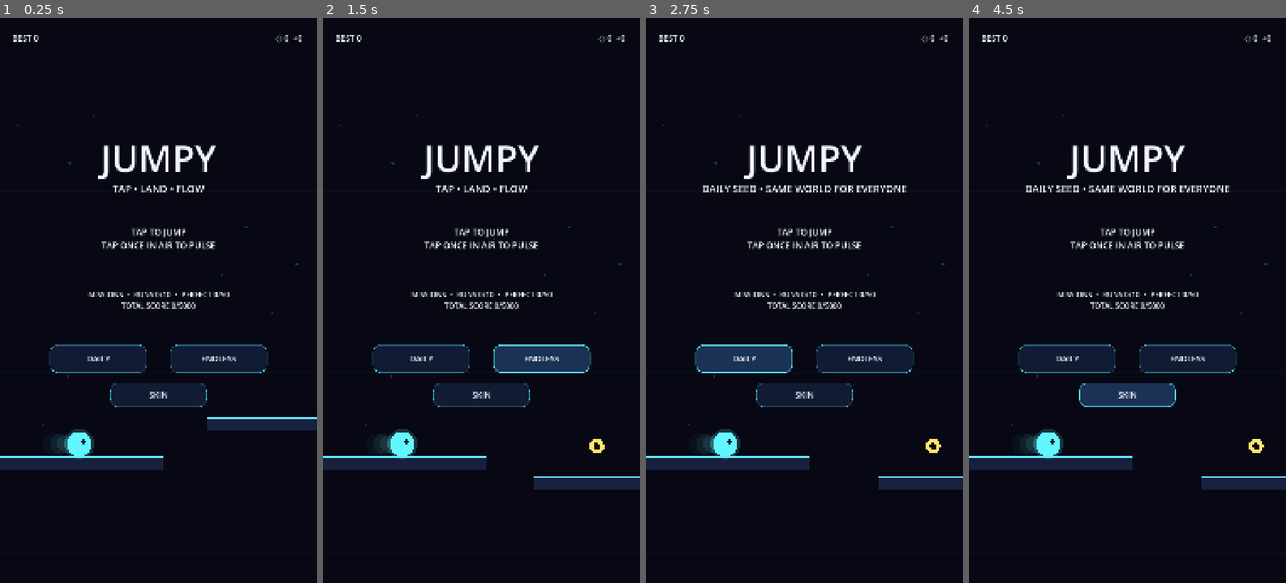
Above: before the commit, frames 1-4 (left to right).
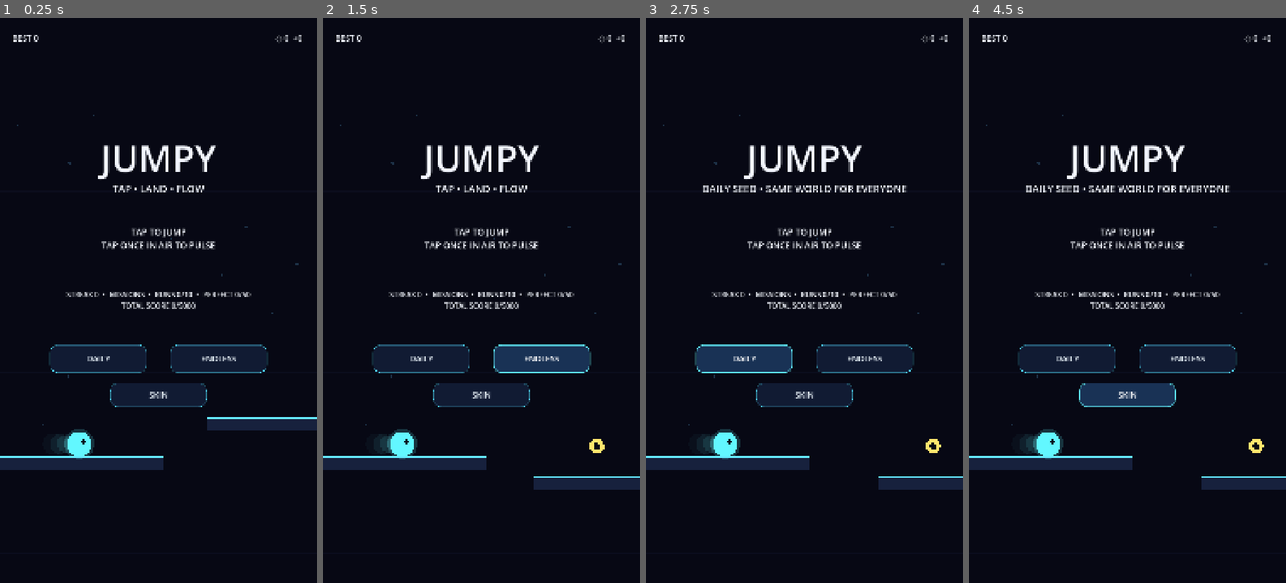
Above: after the commit, the same moments.

Repository: dbrckk/Jumpy
Game: Godot game, scene res://scenes/Main.tscn
The game is run twice, just before and just after one commit, with the same random seed, the same clock (stepped at 60 frames per second) and the same inputs.
Inputs:
- Up to frame 1 (0.25 s): no input
- Up to frame 2 (1.5 s): click "ENDLESS" at 0.5 s; click "ENDLESS" at 1.25 s
- Up to frame 3 (2.75 s): click "DAILY" at 2 s
- Up to frame 4 (4.5 s): click "SKIN" at 2.75 s; click "DAILY" at 3.5 s; click "SKIN" at 4.25 s

The runs differ from the first frame. In frame 1, 0.4% of the frame differs, in the area x 20-80%, y 48-50%; in frame 2, 0.4%; in frame 3, 0.4%; in frame 4, 0.4%.

Commit message:
Autocycle: systemic Jumpy evolution

Diff:
--- a/scripts/main.gd
+++ b/scripts/main.gd
@@ -157,7 +157,7 @@
 	ui.share.visible = false
 	if value:
 		var mission_data: Dictionary = Profile.get_mission_progress()
-		ui.mission.text = "MISSIONS  •  RUNS %d/%d  •  PERFECT %d/%d\nTOTAL SCORE %d/%d" % [mission_data.runs, mission_data.runs_goal, mission_data.perfects, mission_data.perfects_goal, mission_data.score, mission_data.score_goal]
+		ui.mission.text = "STREAK %d  •  MISSIONS  •  RUNS %d/%d  •  PERFECT %d/%d\nTOTAL SCORE %d/%d" % [int(Profile.data.streak_days), mission_data.runs, mission_data.runs_goal, mission_data.perfects, mission_data.perfects_goal, mission_data.score, mission_data.score_goal]
 
 func _unhandled_input(event: InputEvent) -> void:
 	var tapped: bool = false
Not shown, changed: docs/AUTONOMOUS_STATE.md
